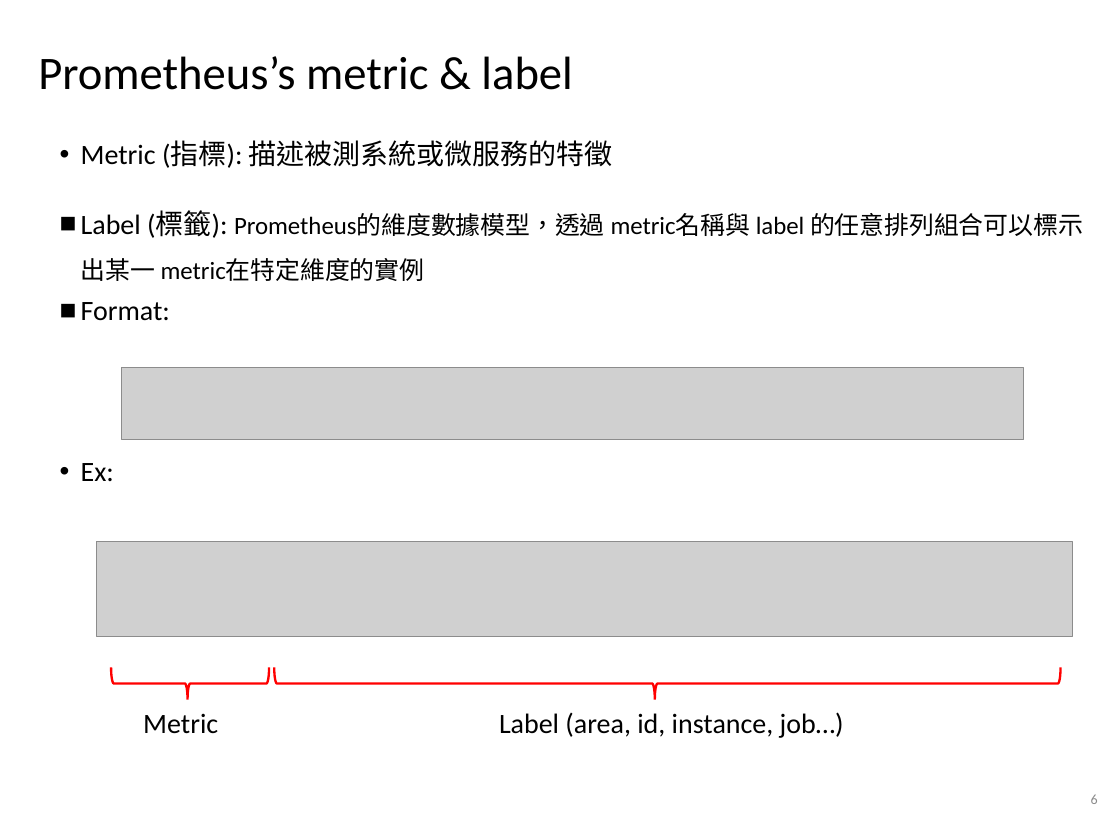
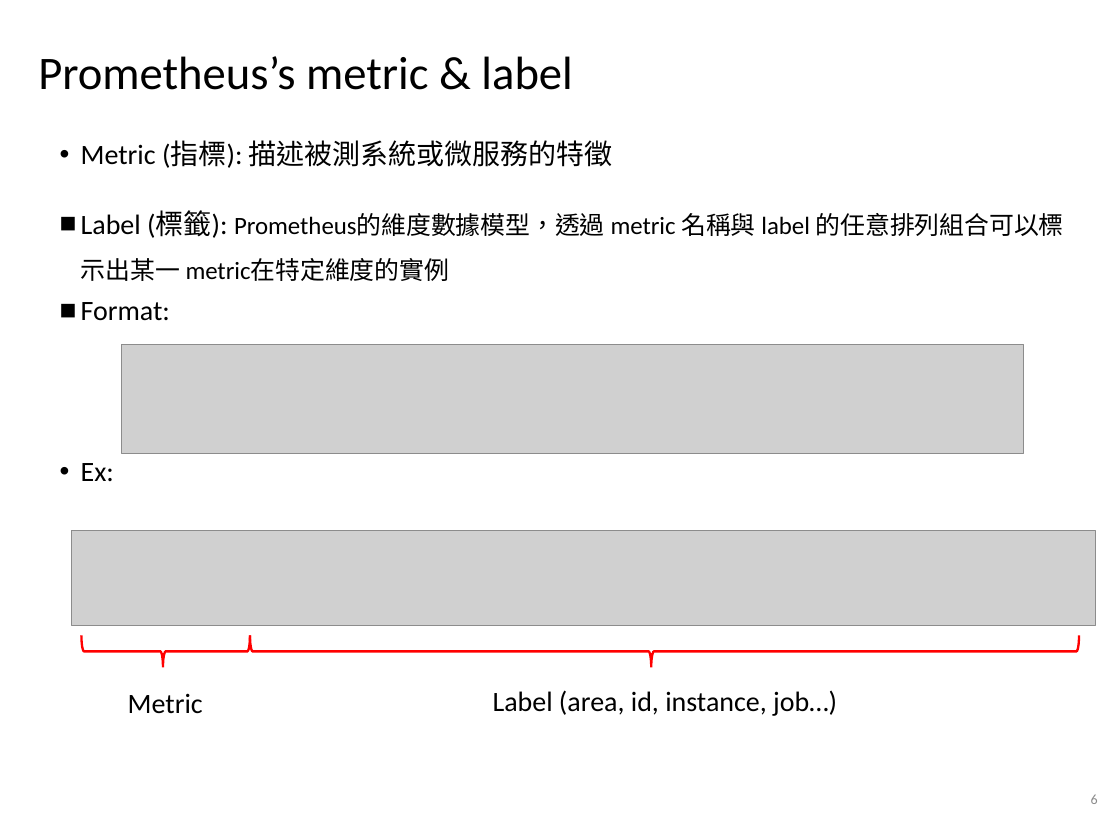
Before and after one commit to alvinyee860120/AIOps-anomaly-detection, a slide deck: slide 6 of AIOps結案報告.pptx. Drawn at 1120x840 pixels with LibreOffice and Linux fonts; fonts in the diff are those of the drawing; grey boxes stand for pictures; background and template pictures are left out. Boxes give left, top, right and bottom in pixels: in the first picture for what was removed or moved away, otherwise in the second. Text is boxed around its words. In the diff, an @@ line names an element or a change of style, - is before the commit and + after.

```diff
--- a/AIOps結案報告.pptx
+++ b/AIOps結案報告.pptx
@@ text at box(81, 210, 1064, 281): spaces changed @@
-■ Label (標籤): Prometheus的維度數據模型，透過 metric名稱與 label 的任意排列組合可以標示出某一 metric在特定維度的實例
+■ Label (標籤): Prometheus的維度數據模型，透過 metric 名稱與 label 的任意排列組合可以標示出某一 metric在特定維度的實例
@@ picture: place and size @@
-picture at box(122, 367, 1024, 440)
+picture at box(122, 344, 1024, 454)
@@ picture: place and size @@
-picture at box(97, 542, 1073, 636)
+picture at box(72, 531, 1096, 625)
@@ right brace: place and size @@
-right brace at box(111, 668, 269, 700)
+right brace at box(82, 635, 251, 668)
@@ right brace: place and size @@
-right brace at box(275, 667, 1061, 699)
+right brace at box(250, 636, 1079, 668)
@@ text "Metric": place and size @@
-text "Metric" at box(143, 713, 218, 734)
+text "Metric" at box(128, 693, 203, 714)
@@ text "Label (area, id, instance, job…)": place and size @@
-text "Label (area, id, instance, job…)" at box(499, 712, 844, 738)
+text "Label (area, id, instance, job…)" at box(493, 690, 837, 716)
```
Also in this commit, not shown: 23 other slides changed, 8 slides added.
